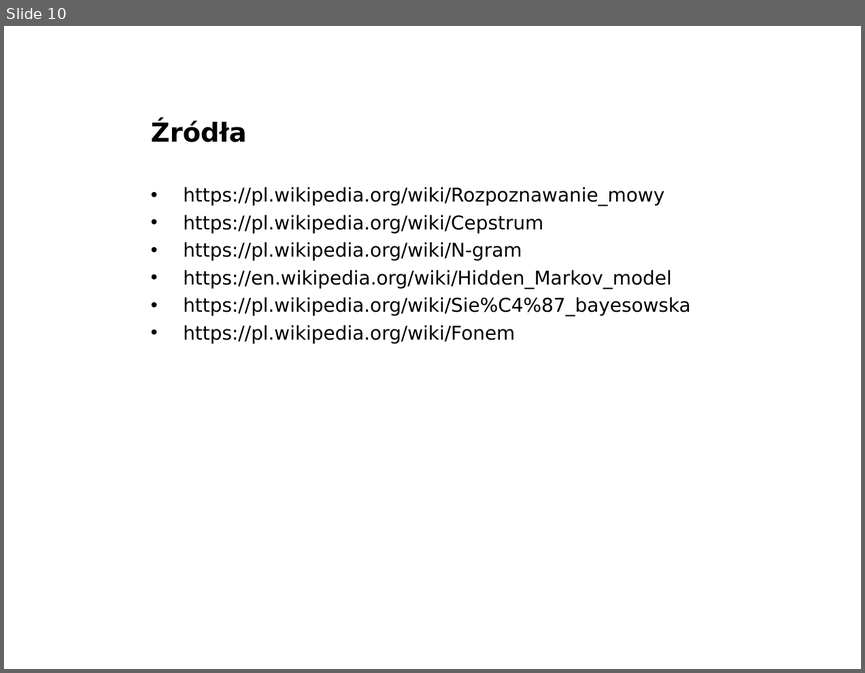
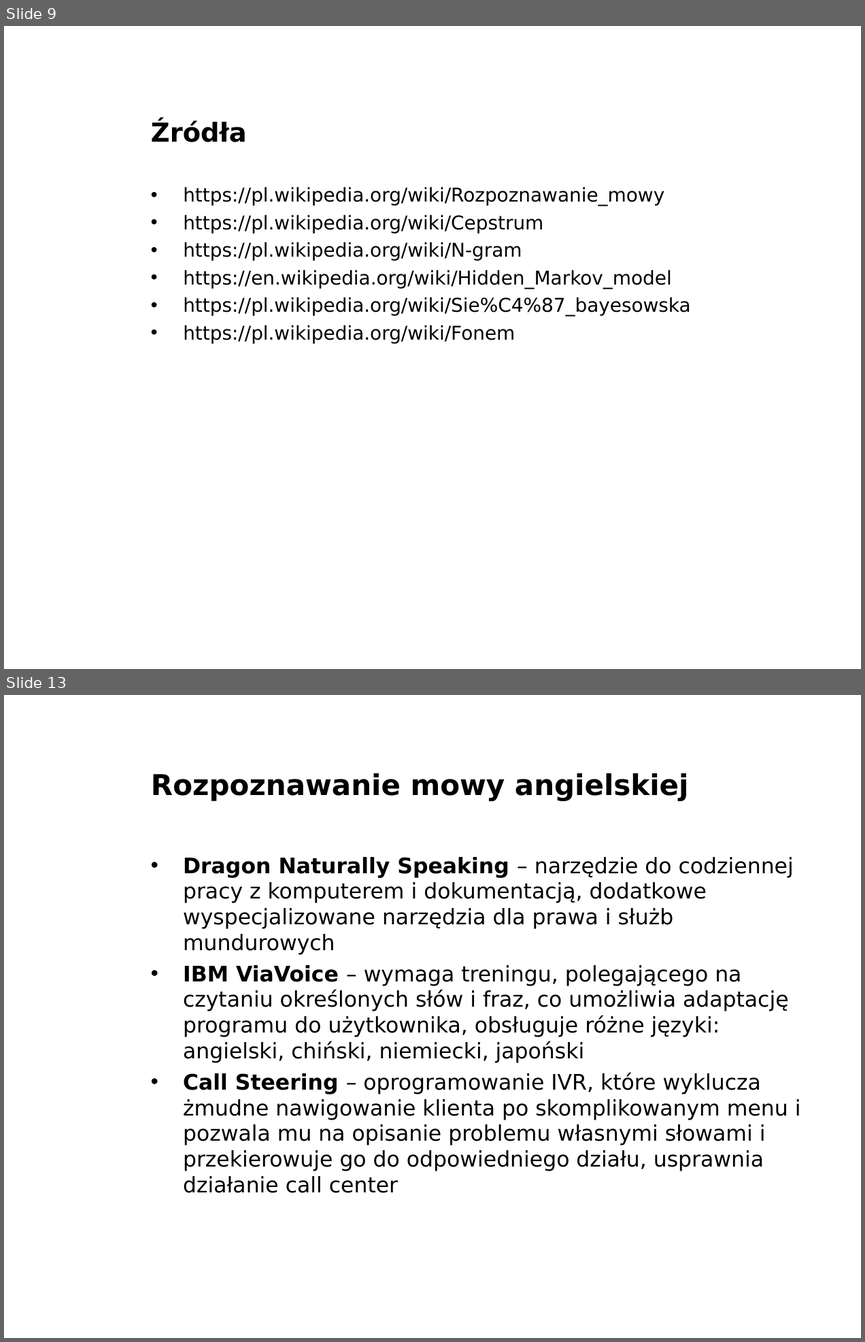
Before and after one commit to Armes/PSI_GCP01_zima_2016-2017_Szymon_Durak, a slide deck: prezentacja/Rozpoznawanie mowy wstęp.ppt. Shown one above the other, each under a label of ours: slide 10 before the commit, slides 9 and 13 after it; the slides between them are not shown. The pictures are 865x673 and 865x1342 pixels, drawn with LibreOffice and Linux fonts; fonts in the diff are those of the drawing; background and template pictures are left out. Boxes give left, top, right and bottom in pixels: in the first picture for what was removed or moved away, otherwise in the second. Text is boxed around its words. In the diff, an @@ line names an element or a change of style, - is before the commit and + after.

```diff
--- a/prezentacja/Rozpoznawanie mowy wstęp.ppt
+++ b/prezentacja/Rozpoznawanie mowy wstęp.ppt
@@ slide 13 added at box(4, 695, 861, 1338), background picture (left out) @@
@@ title added at box(151, 773, 689, 801), 24 pt, text #000000, bold @@
+Rozpoznawanie mowy angielskiej
@@ text added at box(183, 857, 801, 1193), 18 pt, text #000000 @@
+• Dragon Naturally Speaking – narzędzie do codziennej pracy z komputerem i dokumentacją, dodatkowe wyspecjalizowane narzędzia dla prawa i służb mundurowych
+• IBM ViaVoice – wymaga treningu, polegającego na czytaniu określonych słów i fraz, co umożliwia adaptację programu do użytkownika, obsługuje różne języki: angielski, chiński, niemiecki, japoński
+• Call Steering – oprogramowanie IVR, które wyklucza żmudne nawigowanie klienta po skomplikowanym menu i pozwala mu na opisanie problemu własnymi słowami i przekierowuje go do odpowiedniego działu, usprawnia działanie call center
@@ what was slide 10 is now slide 9 @@
```
Also in this commit, not shown: 12 other slides added, 1 slide removed, 1 other file.
